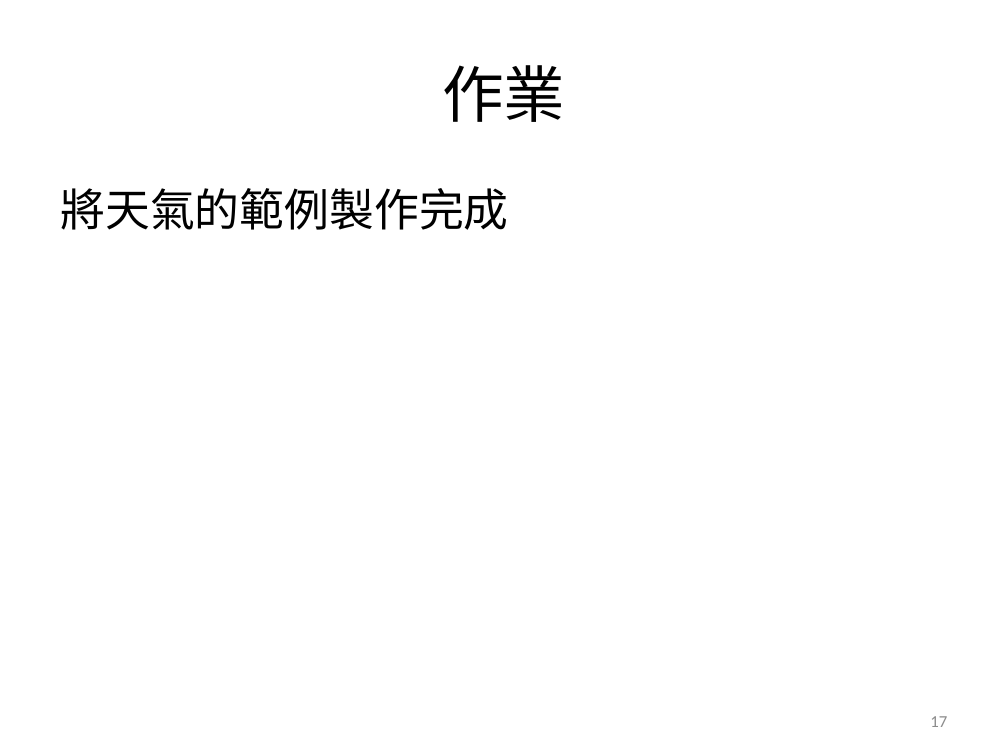
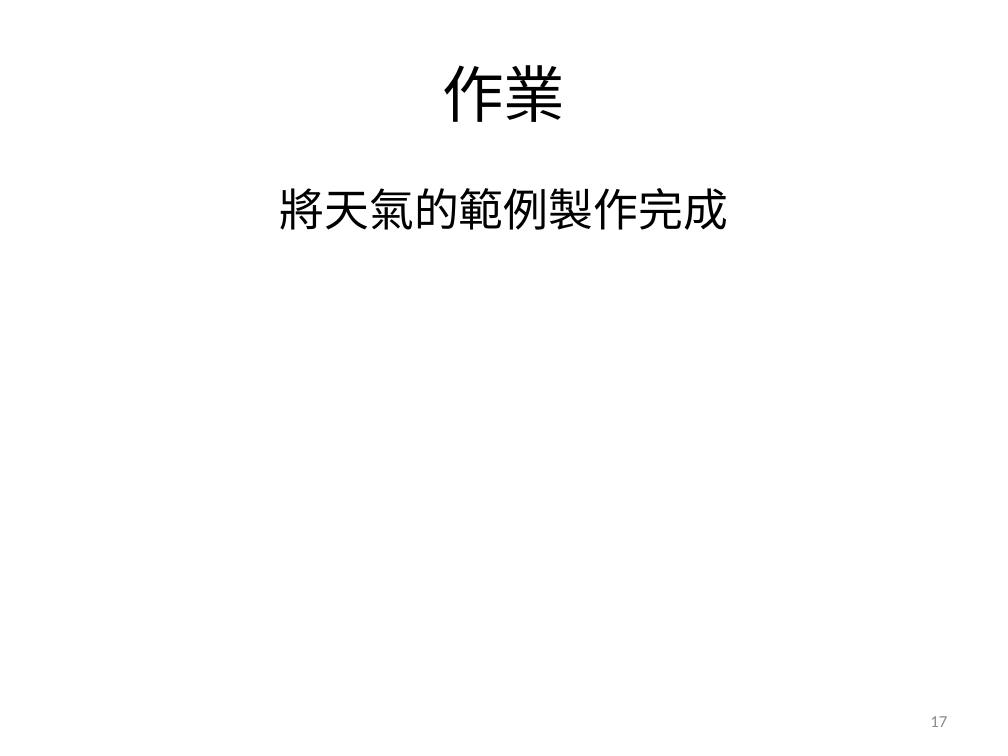
Before and after one commit to 94ek786/RWDteachingMaterial, a slide deck: slide 17 of 透過Js控制不同裝置顯示不同畫面.pptx. Drawn at 1008x756 pixels with LibreOffice and Linux fonts; fonts in the diff are those of the drawing. Boxes give left, top, right and bottom in pixels: in the first picture for what was removed or moved away, otherwise in the second. Text is boxed around its words. In the diff, an @@ line names an element or a change of style, - is before the commit and + after.

```diff
--- a/透過Js控制不同裝置顯示不同畫面.pptx
+++ b/透過Js控制不同裝置顯示不同畫面.pptx
@@ text "將天氣的範例製作完成" at box(280, 188, 728, 230): alignment left to centre @@
```
Also in this commit, not shown: 3 other slides changed.
